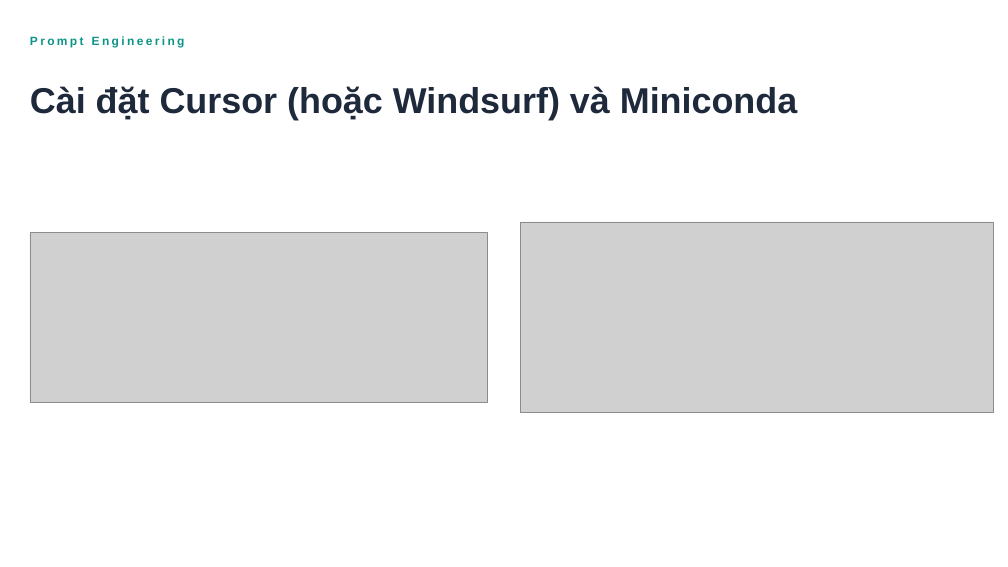
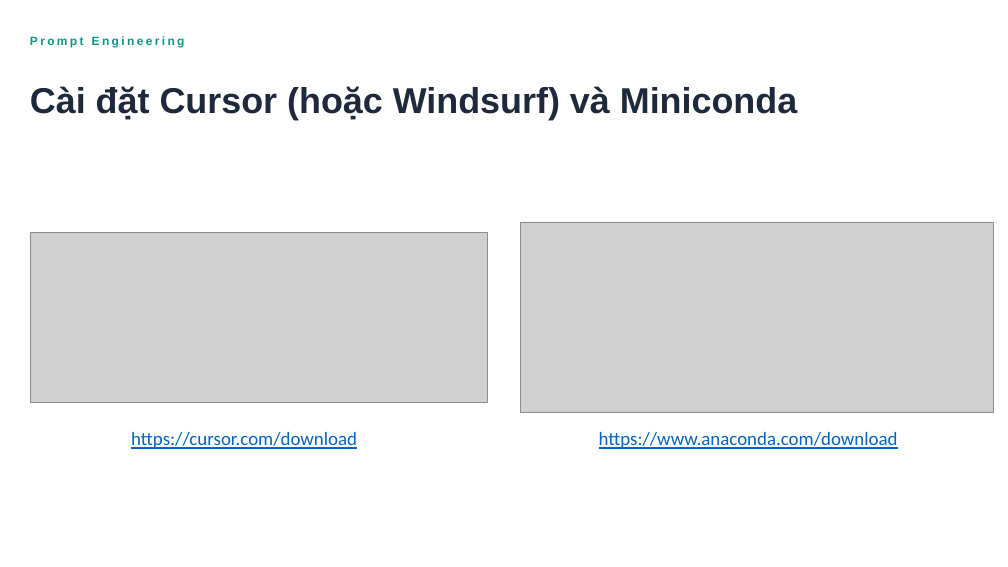
Before and after one commit to minh86/project_thuc_hanh, a slide deck: slide 2 of huong_dan_cai_dat/Huong dan cai dat.pptx. Drawn at 1008x567 pixels with LibreOffice and Linux fonts; fonts in the diff are those of the drawing; grey boxes stand for pictures. Boxes give left, top, right and bottom in pixels: in the first picture for what was removed or moved away, otherwise in the second. Text is boxed around its words. In the diff, an @@ line names an element or a change of style, - is before the commit and + after.

Commit message:
update hướng dẫn cài đặt

```diff
--- a/huong_dan_cai_dat/Huong dan cai dat.pptx
+++ b/huong_dan_cai_dat/Huong dan cai dat.pptx
@@ text added at box(131, 432, 357, 449), 18 pt, text #0563C1, underline @@
+https://cursor.com/download
@@ text added at box(599, 432, 898, 449), 18 pt, text #0563C1, underline @@
+https://www.anaconda.com/download
```
